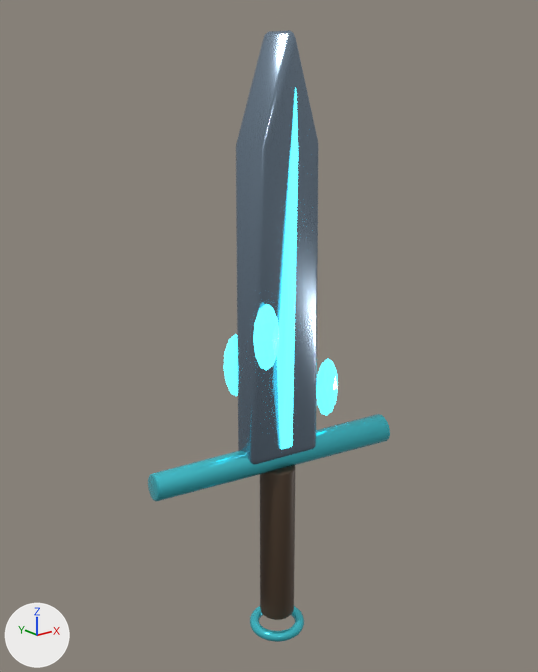
One commit to the glTF model public/models/gear/sword_v6.glb: the scene before it, then after it.
One viewpoint serves both versions: a 50 mm lens placed at (-3.81, -4.64, 2.94), pointed at (-0.01, 0.1, 1.04). Lighting does not change. The marker at lower left points along +X, +Y and +Z. The picture after the commit comes second. Where no turn or scale is listed for an object, it has been applied to the vertices. Vertices at exactly the same position are counted once.

In view in the first picture: 'CROSSGUARD_ACCENT', 'GREATSWORD_BLADE_PRIMARY', 'GREATSWORD_FULLER_EMISSIVE', 'GRIP_SECONDARY', 'HELIX_SHARD_EMISSIVE', 'HELIX_SHARD_EMISSIVE.001', 'HELIX_SHARD_EMISSIVE.002', 'POMMEL_ACCENT'.
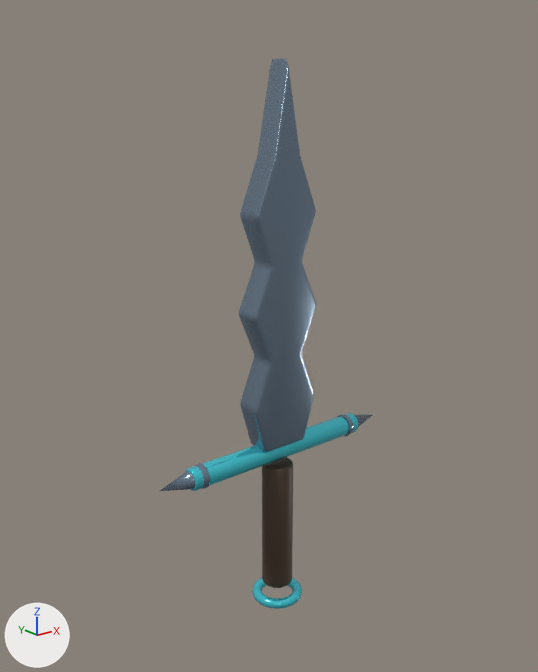
Boxes (x1, y1, x2, y2) around the edits, measured in the pictures (538 x 672 px):
'GREATSWORD_BLADE_PRIMARY', deleted
    before: (236, 30, 318, 465)
'FLAMBERGE_BLADE_PRIMARY', added
    after: (239, 58, 316, 452)
'CROSSGUARD_ACCENT', deleted (cyan)
    before: (148, 414, 390, 501)
'GRIP_SECONDARY', reshaped, moved (11% narrower, 15% shorter)
    before: (260, 465, 295, 620)
    after: (262, 457, 293, 588)
'GREATSWORD_FULLER_EMISSIVE', deleted (cyan)
    before: (277, 87, 298, 449)
'FLAMBERGE_QUILLON_ACCENT', added (cyan)
    after: (185, 413, 358, 491)
'POMMEL_ACCENT', reshaped, moved (7% narrower, 11% shorter)
    before: (250, 606, 304, 642)
    after: (252, 577, 302, 609)
'HELIX_SHARD_EMISSIVE.002', deleted (cyan)
    before: (253, 304, 280, 371)
'HELIX_SHARD_EMISSIVE', deleted (cyan)
    before: (316, 359, 338, 416)
'HELIX_SHARD_EMISSIVE.001', deleted (cyan)
    before: (223, 334, 238, 396)
'FLAMBERGE_GUARD_TIP_PRIMARY', added
    after: (160, 463, 210, 491)
'FLAMBERGE_GUARD_TIP_PRIMARY.001', added
    after: (337, 414, 372, 437)

The change, as a diff of the scene's bpy script:
```diff
--- a/public/models/gear/sword_v6.glb.py
+++ b/public/models/gear/sword_v6.glb.py
@@ me_cylinder_007 @@
-me_cylinder_007.from_pydata(...)  # 224 vertices, 444 faces; spans x -0.16..0.16, y -0.16..0.16, z -0.84..0.68
+me_cylinder_007.from_pydata(...)  # 224 vertices, 444 faces; spans x -0.14..0.14, y -0.14..0.14, z -0.61..0.61
+# me_cylinder_007 part 1: 224 of 224 vertices moved; they spanned x -0.16..0.16, y -0.16..0.16, z -0.84..0.68 and now span x -0.14..0.14, y -0.14..0.14, z -0.61..0.61; mean shift (0.0, 0.0, 0.08)
 me_cylinder_007.materials.append(mat_deep_secondary)
@@ me_torus_020 @@
-me_torus_020.from_pydata(...)  # 576 vertices, 1152 faces; spans x -0.261..0.261, y -0.261..0.261, z -0.171..-0.076
+me_torus_020.from_pydata(...)  # 576 vertices, 1152 faces; spans x -0.234..0.234, y -0.234..0.234, z -0.045..0.045
+# me_torus_020 part 2: 576 of 576 vertices moved; they spanned x -0.261..0.261, y -0.261..0.261, z -0.171..-0.076 and now span x -0.234..0.234, y -0.234..0.234, z -0.045..0.045; mean shift (0.0, 0.0, 0.124)
 me_torus_020.materials.append(mat_deep_accent)
@@ ob_greatsword_blade_primary @@
-ob_greatsword_blade_primary = bpy.data.objects.new('GREATSWORD_BLADE_PRIMARY', me_greatsword_blade_001)
@@ ob_greatsword_fuller_emissive @@
-ob_greatsword_fuller_emissive = bpy.data.objects.new('GREATSWORD_FULLER_EMISSIVE', me_greatsword_fuller_001)
@@ ob_crossguard_accent @@
-ob_crossguard_accent = bpy.data.objects.new('CROSSGUARD_ACCENT', me_cylinder_006)
@@ ob_grip_secondary @@
 ob_grip_secondary = bpy.data.objects.new('GRIP_SECONDARY', me_cylinder_007)
-ob_grip_secondary.location = (0.0, 0.0, -0.82)
+ob_grip_secondary.location = (0.0, 0.0, -0.72)
@@ ob_pommel_accent @@
 ob_pommel_accent = bpy.data.objects.new('POMMEL_ACCENT', me_torus_020)
-ob_pommel_accent.location = (0.0, 0.0, -1.67)
+ob_pommel_accent.location = (0.0, 0.0, -1.45)
@@ ob_helix_shard_emissive @@
-ob_helix_shard_emissive = bpy.data.objects.new('HELIX_SHARD_EMISSIVE', me_icosphere_004)
@@ ob_helix_shard_emissive_001 @@
-ob_helix_shard_emissive_001 = bpy.data.objects.new('HELIX_SHARD_EMISSIVE.001', me_icosphere_005)
@@ ob_helix_shard_emissive_002 @@
-ob_helix_shard_emissive_002 = bpy.data.objects.new('HELIX_SHARD_EMISSIVE.002', me_icosphere_006)
@@ ob_flamberge_guard_tip_primary_001 @@
+ob_flamberge_guard_tip_primary_001 = bpy.data.objects.new('FLAMBERGE_GUARD_TIP_PRIMARY.001', me_cone_001)  # 65 vertices, 126 faces; spans x -0.21..0.21, y -0.107..0.107, z -0.107..0.107; in mat_deep_primary (greyish blue #8497aa)
+ob_flamberge_guard_tip_primary_001.location = (1.0, 0.0, 0.02)
@@ ob_flamberge_guard_tip_primary @@
+ob_flamberge_guard_tip_primary = bpy.data.objects.new('FLAMBERGE_GUARD_TIP_PRIMARY', me_cone)  # 65 vertices, 126 faces; spans x -0.21..0.21, y -0.107..0.107, z -0.107..0.107; in mat_deep_primary (greyish blue #8497aa)
+ob_flamberge_guard_tip_primary.location = (-1.0, 0.0, 0.02)
@@ ob_flamberge_quillon_accent @@
+ob_flamberge_quillon_accent = bpy.data.objects.new('FLAMBERGE_QUILLON_ACCENT', me_cylinder_006_1)  # 192 vertices, 380 faces; spans x -0.92..0.92, y -0.1..0.1, z -0.1..0.1; in mat_deep_accent (cyan #50ddeb)
+ob_flamberge_quillon_accent.location = (0.0, 0.0, 0.02)
@@ ob_flamberge_blade_primary @@
+ob_flamberge_blade_primary = bpy.data.objects.new('FLAMBERGE_BLADE_PRIMARY', me_flamberge_blade)  # 514 vertices, 1024 faces; spans x -0.34..0.34, y -0.12..0.12, z 0.08..3.26; in mat_deep_primary (greyish blue #8497aa)
+ob_flamberge_blade_primary.location = (0.0, 0.0, 0.0)
```
